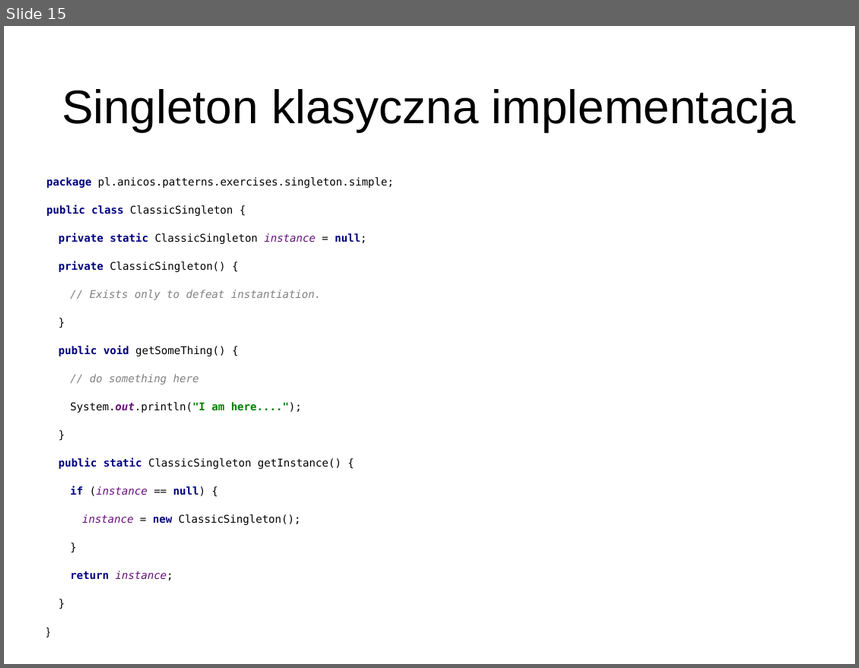
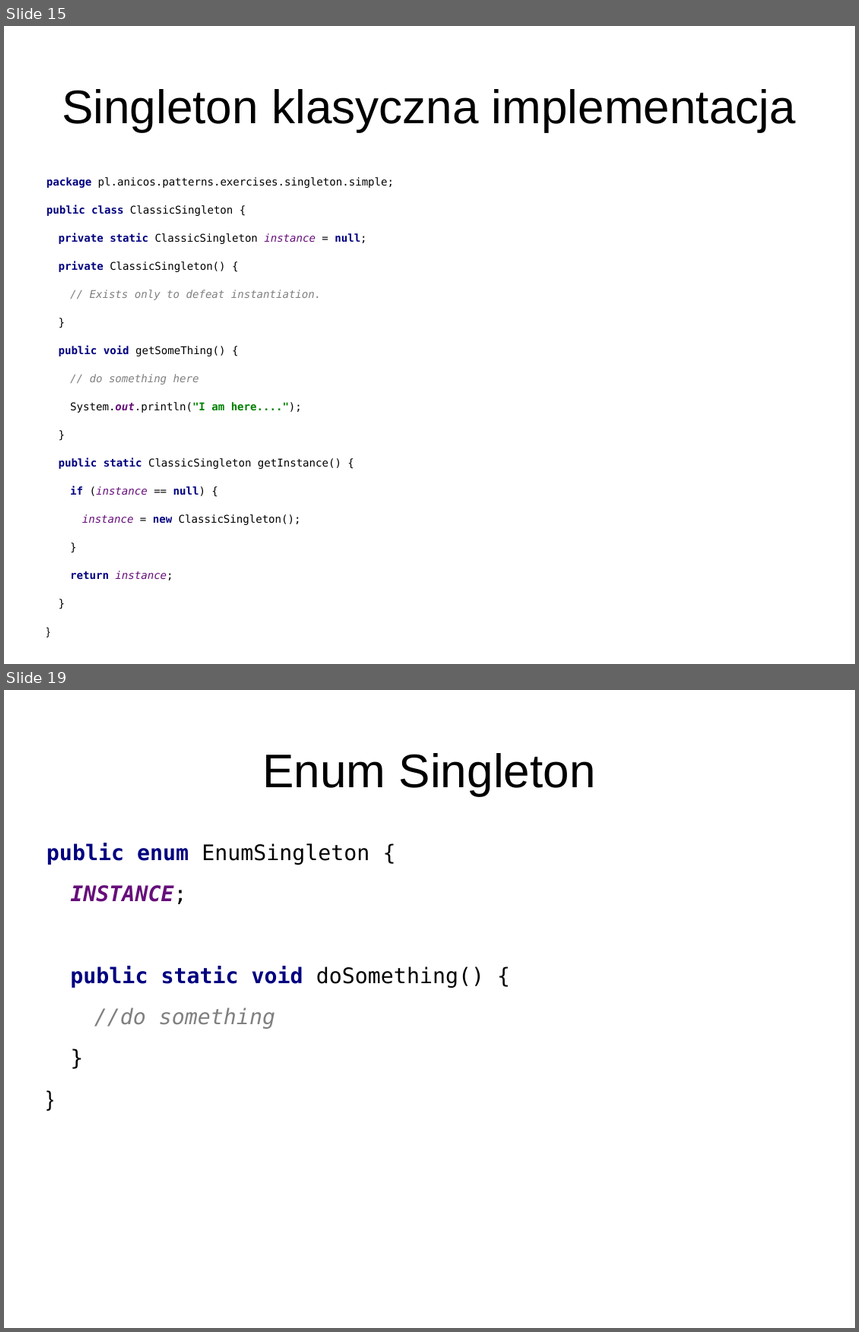
Before and after one commit to anicos/wzorce-projektowe-prezentacja, a slide deck: Part_1.odp. Shown one above the other, each under a label of ours: slide 15 before the commit, slides 15 and 19 after it; the slides between them are not shown. The pictures are 859x668 and 859x1332 pixels, drawn with LibreOffice and Linux fonts; fonts in the diff are those of the drawing. Boxes give left, top, right and bottom in pixels: in the first picture for what was removed or moved away, otherwise in the second. Text is boxed around its words. In the diff, an @@ line names an element or a change of style, - is before the commit and + after.

Commit message:
adding singletons

```diff
--- a/Part_1.odp
+++ b/Part_1.odp
@@ slide 19 added at [4, 690, 855, 1328], background #FFFFFF @@
@@ title added at [263, 753, 596, 796], 44 pt, text #000000 @@
+Enum Singleton
@@ text added at [47, 844, 484, 1029], 20 pt, text #000000 @@
+public enum EnumSingleton {
+INSTANCE;
+public static void doSomething() {
+//do something
+}
+}
```
Also in this commit, not shown: 1 slide changed, 4 other slides added.
